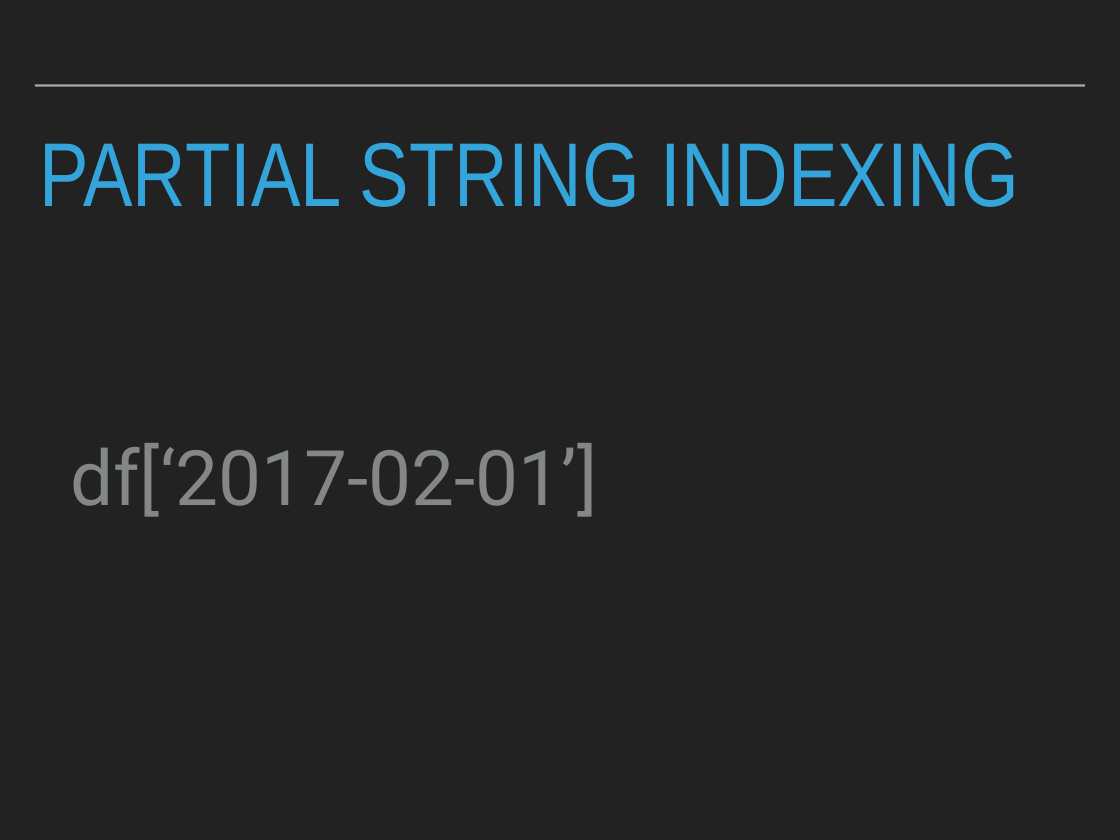
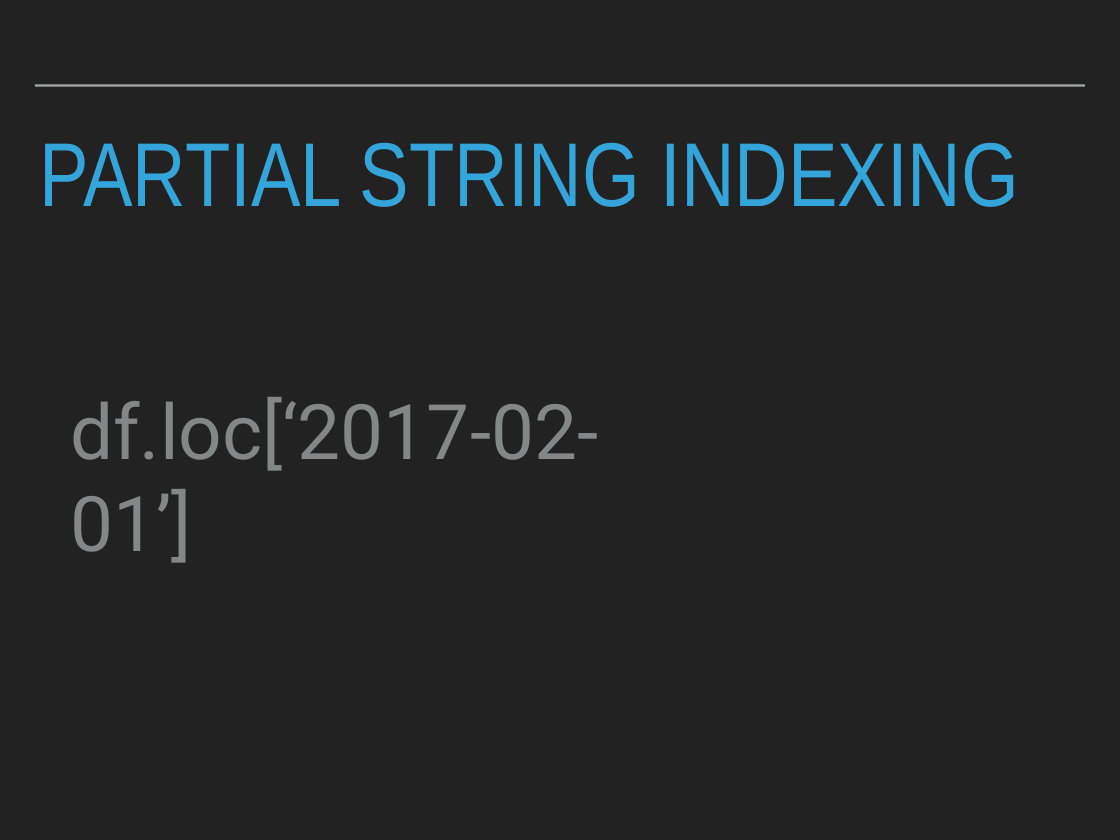
Before and after one commit to patricks1/python-for-data-science, a slide deck: slide 6 of Session08/Session8_Slides.pptx (slide 7 before the commit). Drawn at 1120x840 pixels with LibreOffice and Linux fonts; fonts in the diff are those of the drawing. Boxes give left, top, right and bottom in pixels: in the first picture for what was removed or moved away, otherwise in the second. Text is boxed around its words. In the diff, an @@ line names an element or a change of style, - is before the commit and + after.

```diff
--- a/Session08/Session8_Slides.pptx
+++ b/Session08/Session8_Slides.pptx
@@ text at <box>70,397,598,563</box>: text changed @@
-df[‘2017-02-01’]
+df.loc[‘2017-02-01’]
```
Also in this commit, not shown: 2 other slides changed, 1 slide removed, 6 other files.
